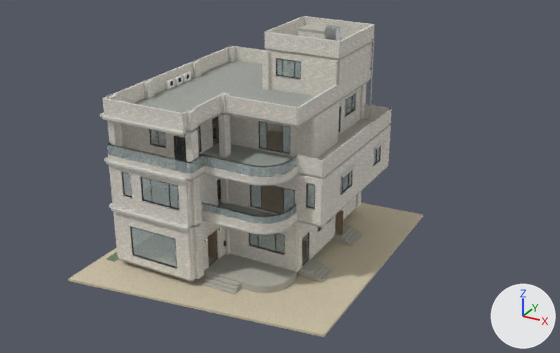
The glTF model output/m/house.glb as it was, and as the next commit left it.
Camera for both pictures: a 50 mm lens placed at (27.5, -46.6, 29.1), pointed at (1.5, 0.7, 5.5). Lighting does not change. The marker at lower right points along +X, +Y and +Z. The older version comes first. Where no turn or scale is listed for an object, it has been applied to the vertices. Vertices at exactly the same position are counted once.

The older version as bpy lines, for what is in view:
```python
me_floor_3_trim_wall = bpy.data.meshes.new('FLOOR_3_trim_wall')
me_floor_3_trim_wall.from_pydata(...)  # 228 vertices, 348 faces; spans x -7.6..5.4, y -8.6..8.1, z 8.2..11.1
me_floor_3_trim_wall.materials.append(mat_wall)
me_site_site_ground = bpy.data.meshes.new('SITE_site_ground')
me_site_site_ground.from_pydata(...)  # 8 vertices, 12 faces; spans x -9.1..10.0, y -11.7..10.5, z -0.2..0.0
me_site_site_ground.materials.append(mat_ground)
me_site_site_porch = bpy.data.meshes.new('SITE_site_porch')
me_site_site_porch.from_pydata(...)  # 146 vertices, 272 faces; spans x -3.9..7.2, y -7.8..9.2, z 0.0..0.6
me_site_site_porch.materials.append(mat_porch)
ob_floor_3_trim_wall = bpy.data.objects.new('FLOOR_3_trim_wall', me_floor_3_trim_wall)
ob_floor_3_trim_wall.location = (0.0, 0.0, 0.0)
ob_site_site_ground = bpy.data.objects.new('SITE_site_ground', me_site_site_ground)
ob_site_site_ground.location = (0.0, 0.0, 0.0)
ob_site_site_porch = bpy.data.objects.new('SITE_site_porch', me_site_site_porch)
ob_site_site_porch.location = (0.0, 0.0, 0.0)
# also in view: 'FLOOR_2_parapet_facade' at (2.3, -5.3, 5.1); 'ROOF_parapet_facade' at (2.4, 5.4, 15.4); 'FLOOR_2_railing_glass' at (2.3, -5.3, 5.7); 'FLOOR_2_column_facade' at (-1.2, 0.3, 6.5); 'FLOOR_3_railing_glass' at (-1.0, -6.1, 9.1)
```
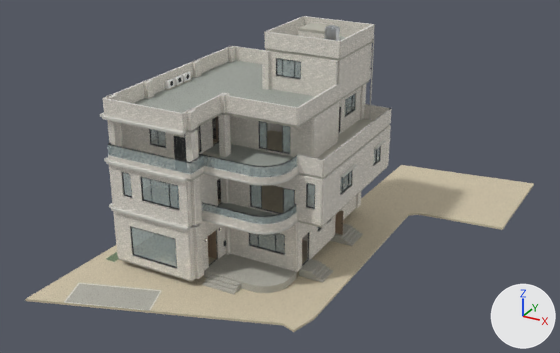
What changed in the scene script:
```text
Add mat_white:
    mat_white = bpy.data.materials.new('white')
    # colours: white #f0efe4
    # uses the picture img_image_0
    # uses the picture img_image_1
    # uses the picture img_image_2
Change me_site_site_porch:
    used by ob_site_site_porch; location = (0.0, 0.0, 0.0)
    remove me_site_site_porch.from_pydata(...)  # 146 vertices, 272 faces; spans x -3.9..7.2, y -7.8..9.2, z 0.0..0.6
    add me_site_site_porch.from_pydata(...)  # 156 vertices, 288 faces; spans x -8.0..7.2, y -14.1..9.2, z 0.0..0.6
    me_site_site_porch part 1
    10 vertices are added at x -8.0..-1.4, y -14.1..-9.8, z 0.0
    16 new faces join them
Change me_site_site_ground:
    used by ob_site_site_ground; location = (0.0, 0.0, 0.0)
    remove me_site_site_ground.from_pydata(...)  # 8 vertices, 12 faces; spans x -9.1..10.0, y -11.7..10.5, z -0.2..0.0
    add me_site_site_ground.from_pydata(...)  # 22 vertices, 40 faces; spans x -9.8..16.6, y -15.1..21.5, z -0.2..0.0
    me_site_site_ground part 2: the whole mesh is rebuilt
Add me_site_site_white:
    me_site_site_white.from_pydata(...)  # 32 vertices, 48 faces; spans x -8.01..-1.39, y -14.17..-9.74, z 0.01..0.02
    me_site_site_white.materials.append(mat_white)
Add ob_site_site_white:
    ob_site_site_white = bpy.data.objects.new('SITE_site_white', me_site_site_white)
    ob_site_site_white.location = (0.0, 0.0, 0.0)
```

Where the change shows, as pixel boxes [x1, y1, x2, y2] in the pictures (560 x 353 px):
'SITE_site_ground', reshaped: before [68, 203, 423, 337]; after [25, 165, 534, 332]
'SITE_site_porch', reshaped (85% wider, 22% taller): before [203, 224, 363, 295]; after [66, 224, 363, 311]
'SITE_site_white', added: after [64, 283, 161, 310]
part 1 of me_site_site_porch, added: after [66, 284, 160, 311]
